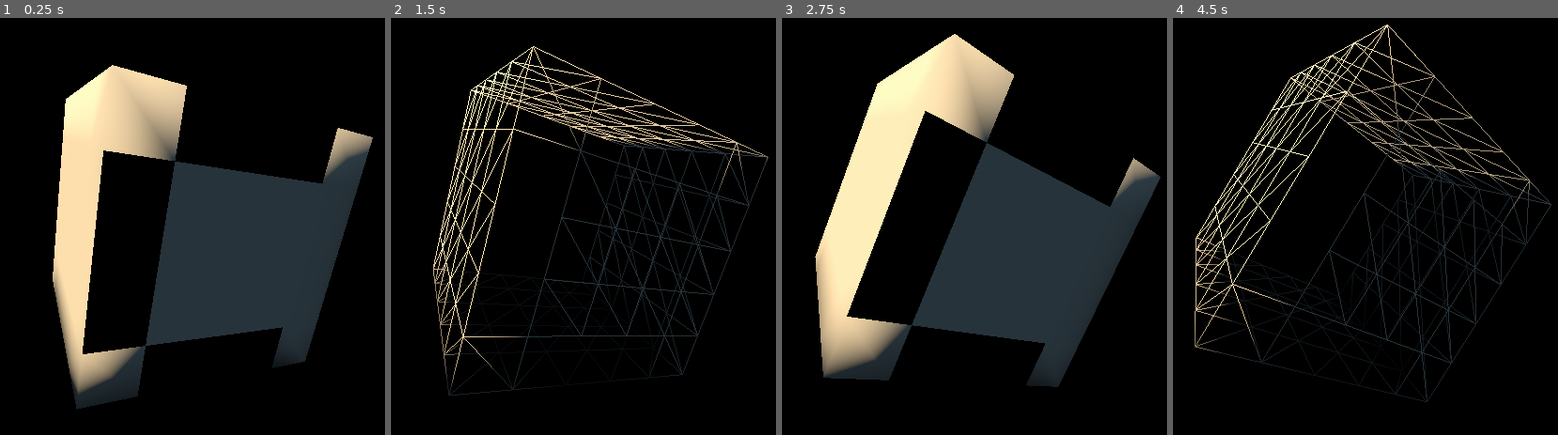
Above: before the commit, frames 1-4 (left to right).
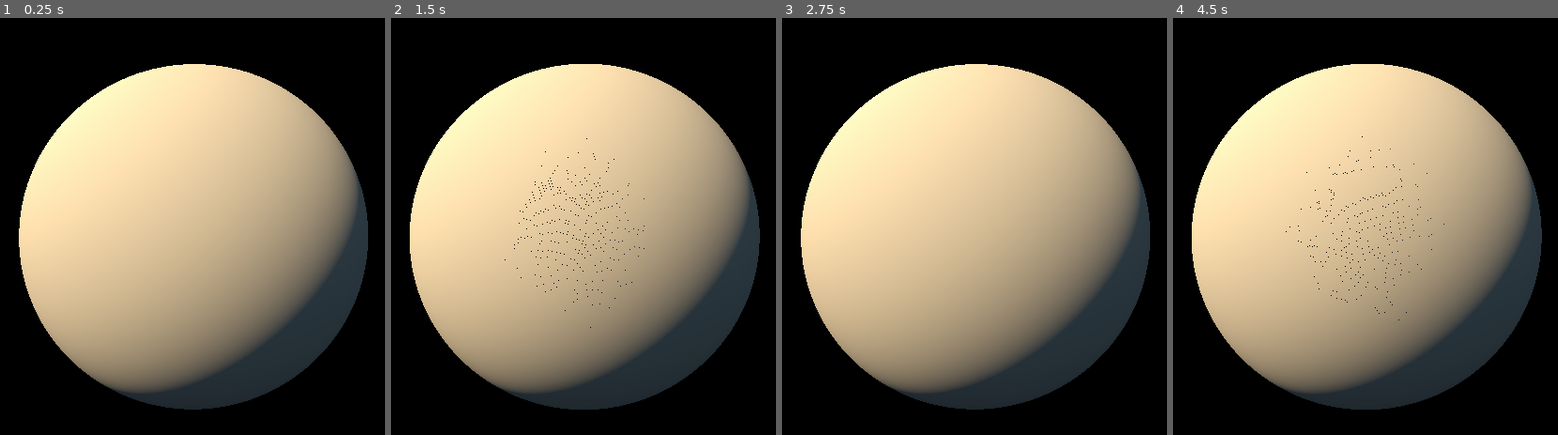
Above: after the commit, the same moments.

Repository: jinjagit/single_mesh_cube-sphere
Game: Godot game, scene res://Main.tscn
Same seed, same stepped clock (60 frames per second), same inputs: the game is played once before the commit and once after it.
Inputs:
- Up to frame 1 (0.25 s): no input
- Up to frame 2 (1.5 s): tap Enter at 0.5 s; hold P 0.53-1.28 s; tap P at 1.35 s
- Up to frame 3 (2.75 s): hold P from 2.03 s (still down)
- Up to frame 4 (4.5 s): release P at 2.78 s; tap P at 2.85, 4.35 s; hold P 3.53-4.28 s

The runs differ from the first frame. In frame 1, 54% of the frame differs, in the area x 4-97%, y 11-94%; in frame 2, 57%; in frame 3, 52%; in frame 4, 58%, in the area x 4-99%, y 1-94%.

Commit message:
fifth face

Diff:
--- a/Main.tscn
+++ b/Main.tscn
@@ -6,7 +6,7 @@
 transform = Transform( 1, 0, 0, 0, 1, 0, 0, 0, 1, 0, -0.00535631, 0 )
 
 [node name="Camera" type="Camera" parent="."]
-transform = Transform( 0.996773, 0.0268404, -0.0756481, 0.0164969, 0.853818, 0.52031, 0.078555, -0.519879, 0.85062, -0.234645, 1.47796, 2.61492 )
+transform = Transform( 0.996773, 0.0268404, -0.0756481, 0.0164969, 0.853818, 0.52031, 0.078555, -0.519879, 0.85062, -0.234645, 1.07382, 1.72745 )
 current = true
 
 [node name="Planet" parent="." instance=ExtResource( 1 )]
--- a/PlanetMesh.gd
+++ b/PlanetMesh.gd
@@ -1,6 +1,8 @@
 tool
 extends MeshInstance
-class_name PlanetMesh
+# class_name PlanetMesh # Maybe useful later?
+
+var spherise : bool = true
 
 # Use https://catlikecoding.com/unity/tutorials/cube-sphere/
 # to improve mapping cube points to sphere, so as to equalize
@@ -23,11 +25,12 @@
 	var normal_array := PoolVector3Array()
 	var index_array := PoolIntArray()
 
-	var resolution := 6
+	var resolution := 256
 	var num_vertices : int = (resolution * (resolution - 1) * 4) + ((resolution - 2) * (resolution - 2))
-	var num_indices : int = ((resolution - 1) * (resolution - 1) * 24) + ((resolution - 3) * (resolution - 3) * 6) + 24 + ((resolution -3) * 6)
-
-	# up, front, down, back, left, right
+	var num_indices : int = (resolution - 1) * (resolution - 1) * 30 # + ((resolution - 3) * (resolution - 3) * 6) + 24 + ((resolution -3) * 18) + 12
+	# var num_indices : int = ((resolution - 1) * (resolution - 1) * 36) # magic number 36 = 6 indices per quad * 6 faces * (number of quads per face)
+
+	# top, front, bottom, back, left, right
 	var faceNormals := [Vector3(0, 1, 0), Vector3(0, 0, -1), Vector3(0, -1, 0), Vector3(0, 0, 1), Vector3(1, 0, 0), Vector3(-1, 0, 0)]
 
 	vertex_array.resize(num_vertices)
@@ -37,6 +40,7 @@
 
 	var tri_index : int = 0
 
+	# First 4 faces, as 1 ribbon of mesh: top, front, bottom, back
 	for face in range(4):
 		var normal : Vector3 = faceNormals[face]
 		var axisA := Vector3(normal.y, normal.z, normal.x)
@@ -56,8 +60,10 @@
 				elif face == 3:
 					pointOnUnitCube = Vector3(pointOnUnitCube.y, pointOnUnitCube.x * -1, pointOnUnitCube.z)
 
-				vertex_array[i] = pointOnUnitCube
-				#vertex_array[i] = _optimized_unit_sphere_point(pointOnUnitCube)
+				if spherise == true:
+					vertex_array[i] = _optimized_unit_sphere_point(pointOnUnitCube)
+				else:
+					vertex_array[i] = pointOnUnitCube * 0.75
 
 				#if face == 0 and y == resolution - 2 and x > resolution - 3:
 					#vertex_array[i] = pointOnUnitCube * 0.75
@@ -95,6 +101,7 @@
 					index_array[tri_index + 3] = x + 1
 					tri_index += 6
 
+	# Fifth face
 	var normal : Vector3 = faceNormals[5]
 	var axisA := Vector3(normal.y, normal.z, normal.x)
 	var axisB : Vector3 = normal.cross(axisA)
@@ -104,23 +111,25 @@
 				var percent := Vector2(x, y) / (resolution - 1)
 				var pointOnUnitCube : Vector3 = normal + (percent.x - 0.5) * 2.0 * axisA + (percent.y - 0.5) * 2.0 * axisB
 
-				# Rotations
-
-				vertex_array[i] = pointOnUnitCube
-				#vertex_array[i] = _optimized_unit_sphere_point(pointOnUnitCube)
-
-				# Set triangles for top left quad
+				# Rotations (no-op for fifth face)
+
+				if spherise == true:
+					vertex_array[i] = _optimized_unit_sphere_point(pointOnUnitCube)
+				else:
+					vertex_array[i] = pointOnUnitCube * 0.75
+
+				# Set triangles for top left quad (as seen from inside cube)
 				if x == 1 and y == 1:
 					index_array[tri_index + 2] = 0
 					index_array[tri_index + 1] = i
-					index_array[tri_index] = (4 * resolution * (resolution -1)) - resolution
+					index_array[tri_index] = resolution * (resolution -1) * 4 - resolution
 
 					index_array[tri_index + 5] = 0
 					index_array[tri_index + 4] = resolution
 					index_array[tri_index + 3] = i
 					tri_index += 6
 
-				#Set triangles for top row between corner quads
+				# Set triangles for top row between corner quads (as seen from inside cube)
 				if x < resolution - 2 and y == 1:
 					index_array[tri_index + 2] = x * resolution
 					index_array[tri_index + 1] = i + 1
@@ -131,63 +140,82 @@
 					index_array[tri_index + 3] = i + 1
 					tri_index += 6
 
-				# Set triangles for top right quad
-				if x == 1 and y == resolution - 2:
-					index_array[tri_index + 2] = (3 * resolution * (resolution -1)) - resolution
-					index_array[tri_index + 1] = (3 * resolution * (resolution -1)) + resolution
-					index_array[tri_index] = i
-
-					index_array[tri_index + 5] = (3 * resolution * (resolution -1)) - resolution
-					index_array[tri_index + 4] = 3 * resolution * (resolution -1)
-					index_array[tri_index + 3] = (3 * resolution * (resolution -1)) + resolution
-					tri_index += 6
-
-				# Set the triangle vertex indices for triangles to left of new vertices (as seen form inside cube)
-
-
-
-				# Set the triangle vertex indices for triangles between top face edge and new rows of vertices
-
+				# Set triangles for top right quad (as seen from inside cube)
+				if x == resolution - 2 and y == 1:
+					index_array[tri_index + 2] = resolution * (resolution -1) - resolution
+					index_array[tri_index + 1] = resolution * (resolution -1) + resolution
+					index_array[tri_index] = i
+
+					index_array[tri_index + 5] = resolution * (resolution -1) - resolution
+					index_array[tri_index + 4] = resolution * (resolution -1)
+					index_array[tri_index + 3] = resolution * (resolution -1) + resolution
+					tri_index += 6
+
+				# Set triangles for left column between corner quads (as seen from inside cube)
+				if x == 1 and y > 1 and y < resolution - 1:
+					index_array[tri_index + 2] = resolution * (resolution -1) * 4 - ((y - 1) * resolution)
+					index_array[tri_index + 1] = i
+					index_array[tri_index] = resolution * (resolution -1) * 4 - (y * resolution)
+
+					index_array[tri_index + 5] = resolution * (resolution -1) * 4 - ((y - 1) * resolution)
+					index_array[tri_index + 4] = i - (resolution - 2)
+					index_array[tri_index + 3] = i
+					tri_index += 6
 
 				# Set the triangle vertex indices for triangles between new rows of vertices
 				if x < resolution - 2 and y < resolution - 2:
 					index_array[tri_index + 2] = i
-					index_array[tri_index + 1] = i + resolution + 1 - 2
+					index_array[tri_index + 1] = i + resolution -1
 					index_array[tri_index] = i + resolution - 2
 
 					index_array[tri_index + 5] = i
 					index_array[tri_index + 4] = i + 1
-					index_array[tri_index + 3] = i + resolution + 1 - 2
-					tri_index += 6
-
-				# Set triangles for bottom left quad
-				if x == resolution - 2 and y == 1:
-					index_array[tri_index + 2] = (resolution * (resolution -1)) - resolution
-					index_array[tri_index + 1] = (resolution * (resolution -1)) + resolution
-					index_array[tri_index] = i
-
-					index_array[tri_index + 5] = (resolution * (resolution -1)) - resolution
-					index_array[tri_index + 4] = resolution * (resolution -1)
-					index_array[tri_index + 3] = (resolution * (resolution -1)) + resolution
-					tri_index += 6
-
-
-				# Set the triangle vertex indices for triangles to right of new vertices (as seen form inside cube)
-
-
-				# Set the triangle vertex indices for triangles between bottom face edge and new rows of vertices
-
-				# Set triangles for bottom right quad
+					index_array[tri_index + 3] = i + resolution - 1
+					tri_index += 6
+
+				# Set triangles for right column between corner quads (as seen from inside cube)
+				if x == resolution - 2 and y > 1 and y < resolution - 1:
+					index_array[tri_index + 2] = i - (resolution - 2)
+					index_array[tri_index + 1] = resolution * (resolution -1) + (y * resolution)
+					index_array[tri_index] = i
+
+					index_array[tri_index + 5] = i - (resolution - 2)
+					index_array[tri_index + 4] = resolution * (resolution -1) + ((y - 1) * resolution)
+					index_array[tri_index + 3] = resolution * (resolution -1) + (y * resolution)
+					tri_index += 6
+
+				# Set triangles for bottom left quad (as seen from inside cube)
+				if x == 1 and y == resolution - 2:
+					index_array[tri_index + 2] = resolution * (resolution -1) * 3 - resolution
+					index_array[tri_index + 1] = resolution * (resolution -1) * 3 + resolution
+					index_array[tri_index] = i
+
+					index_array[tri_index + 5] = resolution * (resolution -1) * 3 - resolution
+					index_array[tri_index + 4] = resolution * (resolution -1) * 3
+					index_array[tri_index + 3] = resolution * (resolution -1) * 3 + resolution
+					tri_index += 6
+
+				# Set triangles for bottom row between corner quads (as seen from inside cube)
+				if x > 1 and x < resolution - 1 and y == resolution - 2:
+					index_array[tri_index + 2] = i - 1
+					index_array[tri_index + 1] = resolution * (resolution -1) * 3 - (x * resolution)
+					index_array[tri_index] = resolution * (resolution -1) * 3 - ((x - 1 ) * resolution)
+
+					index_array[tri_index + 5] = i - 1
+					index_array[tri_index + 4] = i
+					index_array[tri_index + 3] = resolution * (resolution -1) * 3 - (x * resolution)
+					tri_index += 6
+
+				# Set triangles for bottom right quad (as seen from inside cube)
 				if x == resolution - 2 and y == resolution - 2:
 					index_array[tri_index + 2] = i
-					index_array[tri_index + 1] = (2 * resolution * (resolution -1))
-					index_array[tri_index] = (2 * resolution * (resolution -1)) + resolution
-
-					index_array[tri_index + 5] = i
-					index_array[tri_index + 4] = 2 * resolution * (resolution -1) - resolution
-					index_array[tri_index + 3] = (2 * resolution * (resolution -1))
-					tri_index += 6
-
+					index_array[tri_index + 1] = resolution * (resolution -1) * 2
+					index_array[tri_index] = resolution * (resolution -1) * 2 + resolution
+
+					index_array[tri_index + 5] = i
+					index_array[tri_index + 4] = resolution * (resolution -1) * 2 - resolution
+					index_array[tri_index + 3] = resolution * (resolution -1) * 2
+					tri_index += 6
 
 	# Calculate normal for each triangle
 	for a in range(0, index_array.size(), 3):
--- a/project.godot
+++ b/project.godot
@@ -7,16 +7,6 @@
 ;   param=value ; assign values to parameters
 
 config_version=4
-
-_global_script_classes=[ {
-"base": "MeshInstance",
-"class": "PlanetMesh",
-"language": "GDScript",
-"path": "res://PlanetMesh.gd"
-} ]
-_global_script_class_icons={
-"PlanetMesh": ""
-}
 
 [application]
 
